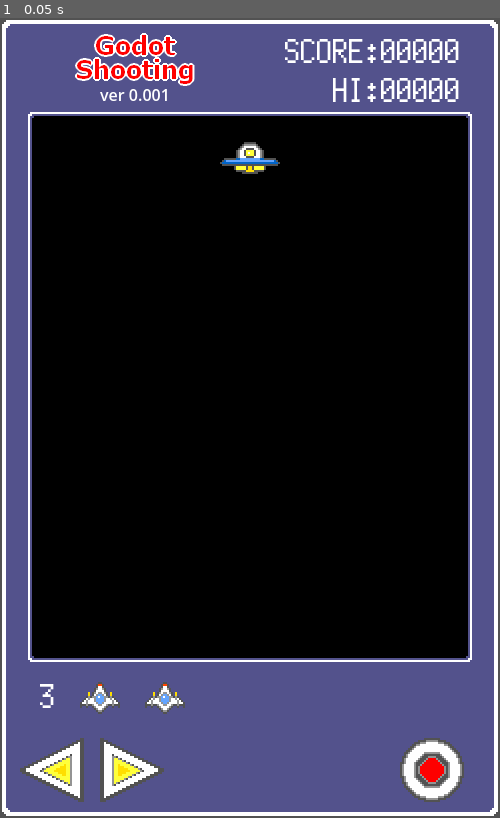
Above: before the commit, frame 1.
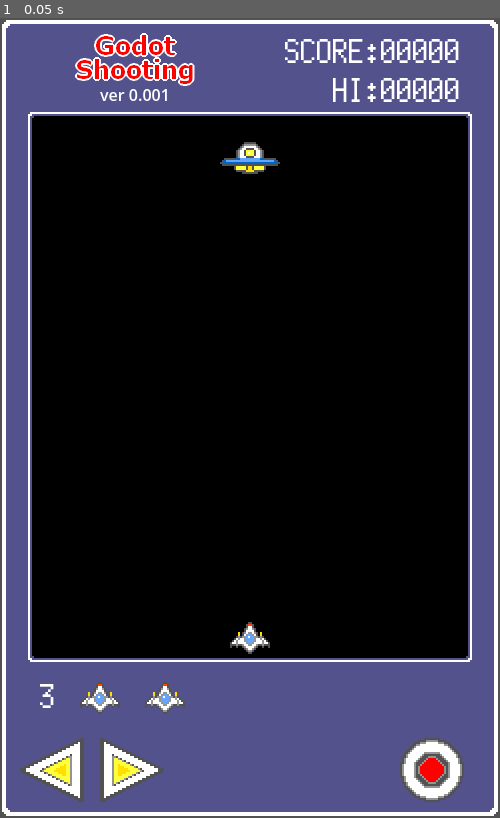
Above: after the commit, the same moment.

Repository: vivisuke/GD4Shooting
Game: Godot game, scene res://main_scene.tscn
Same seed, same stepped clock (60 frames per second), same inputs: the game is played once before the commit and once after it.
Inputs:
- Up to frame 1 (0.05 s): no input

The runs differ from the first frame. In frame 1, 0.2% of the frame differs, in the area x 46-54%, y 75-80%.

Commit message:
0012 ◎ C 08/27 08/27 0.001│ToDo│戦闘機オブジェクト設置

Diff:
--- a/Gd4Shooting/main_scene.tscn
+++ b/Gd4Shooting/main_scene.tscn
@@ -15,6 +15,9 @@
 
 [sub_resource type="RectangleShape2D" id="RectangleShape2D_61dx6"]
 size = Vector2(64, 32)
+
+[sub_resource type="RectangleShape2D" id="RectangleShape2D_wqehj"]
+size = Vector2(36, 26)
 
 [node name="MainScene" type="Node2D"]
 script = ExtResource("1_af567")
@@ -38,6 +41,15 @@
 [node name="Timer" type="Timer" parent="UFO"]
 wait_time = 10.0
 autostart = true
+
+[node name="Fighter" type="CharacterBody2D" parent="."]
+position = Vector2(250, 620)
+
+[node name="Sprite2D" type="Sprite2D" parent="Fighter"]
+texture = ExtResource("4_fen7f")
+
+[node name="CollisionShape2D" type="CollisionShape2D" parent="Fighter"]
+shape = SubResource("RectangleShape2D_wqehj")
 
 [node name="CanvasLayer" type="CanvasLayer" parent="."]
 
Not shown: 1 places in Gd4Shooting/main_scene.tscn that only renumber resources
Not shown, changed: GD4Shooting.spr
